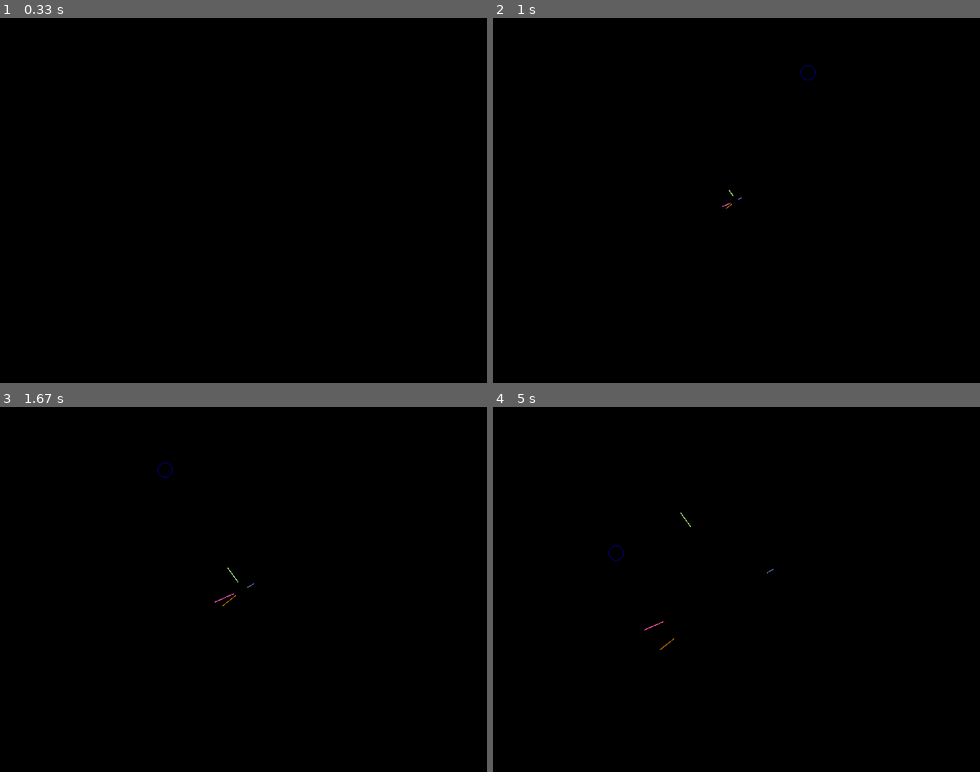
Above: before the commit, frames 1-4 (two rows, left to right).
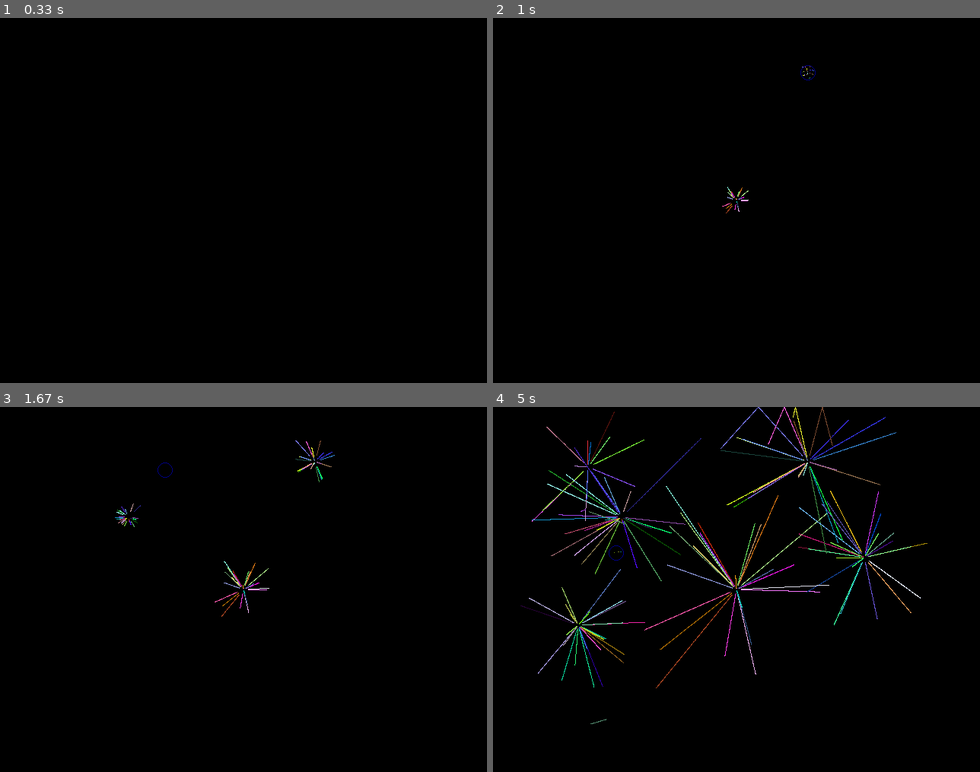
Above: after the commit, the same moments.

Repository: misspellted/enlightened
Game: pygame game, started from launcher.py
The game is run twice, just before and just after one commit, with the same random seed, the same clock (stepped at 60 frames per second) and the same inputs.
Inputs (mouse positions are in pixels of both pictures, inside the frame that each line leads up to):
- Up to frame 1 (0.33 s): no input
- Up to frame 2 (1 s): click (736, 200) at 0.38 s; click (809, 72) at 0.72 s
- Up to frame 3 (1.67 s): click (126, 516) at 1.05 s; right-click (165, 469) at 1.38 s
- Up to frame 4 (5 s): click (863, 556) at 1.72 s; click (580, 626) at 2.05 s; click (590, 465) at 2.38 s; click (629, 523) at 2.72 s; click (590, 724) at 3.05 s; click (639, 618) at 3.38 s; click (643, 501) at 3.72 s; click (566, 717) at 4.05 s; click (575, 512) at 4.38 s; click (614, 553) at 4.72 s

Frame 1 is identical in both runs. In frame 2, less than 0.1% of the frame differs, in the area x 47-66%, y 13-54%; in frame 3, 0.3%; in frame 4, 3.3%, in the area x 5-90%, y 0-87%.

Commit message:
As was set for the captured GIF

Diff:
--- a/demos/__init__.py
+++ b/demos/__init__.py
@@ -5,6 +5,7 @@
 class PyGameDemo:
   def __init__(self):
     pygame.init()
+    self.clock = pygame.time.Clock()
 
   def createWindow(self, length, height):
     self.window = pygame.display.set_mode((length, height))#.convert_alpha()
@@ -33,6 +34,7 @@
 
       if running:
         self.update()
+        self.clock.tick()
 
   def __del__(self):
     pygame.quit()
--- a/demos/emitter.py
+++ b/demos/emitter.py
@@ -57,14 +57,14 @@
       pass
 
 class EmittingDemo(PyGameDemo):
-  RAY_TRAIL_LENGTH = 50
-  MAXIMUM_RAYS = 16
-  RAYS_PER_EMIT = MAXIMUM_RAYS >> 2
-  EMIT_COOLDOWN = RAYS_PER_EMIT << 8
+  RAY_TRAIL_LENGTH = 500
+  # MAXIMUM_RAYS = 16
+  # RAYS_PER_EMIT = MAXIMUM_RAYS >> 2
+  # EMIT_COOLDOWN = RAYS_PER_EMIT << 8
   # TODO: Have fun with these! Definitely a particle system in this code, lol!
-  # MAXIMUM_RAYS = 128
-  # RAYS_PER_EMIT = MAXIMUM_RAYS >> 0
-  # EMIT_COOLDOWN = RAYS_PER_EMIT >> 0
+  MAXIMUM_RAYS = 128
+  RAYS_PER_EMIT = MAXIMUM_RAYS >> 4
+  EMIT_COOLDOWN = 0 #RAYS_PER_EMIT >> 0
   # MAXIMUM_RAYS = 2
   # RAYS_PER_EMIT = MAXIMUM_RAYS >> 1
   # EMIT_COOLDOWN = RAYS_PER_EMIT << 8
--- a/launcher.py
+++ b/launcher.py
@@ -4,6 +4,8 @@
 
 WINDOW_LENGTH = 640
 WINDOW_HEIGHT = 480
+# WINDOW_LENGTH = 1280
+# WINDOW_HEIGHT = 720
 
 demo = Demo()
 demo.run(WINDOW_LENGTH, WINDOW_HEIGHT)
